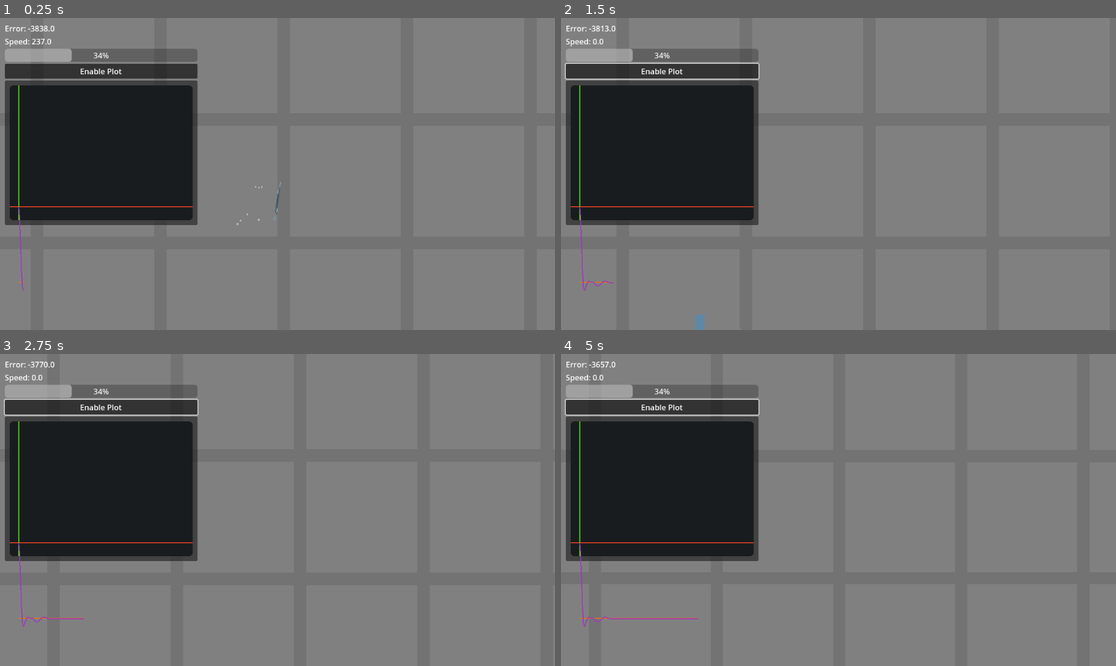
Above: before the commit, frames 1-4 (two rows, left to right).
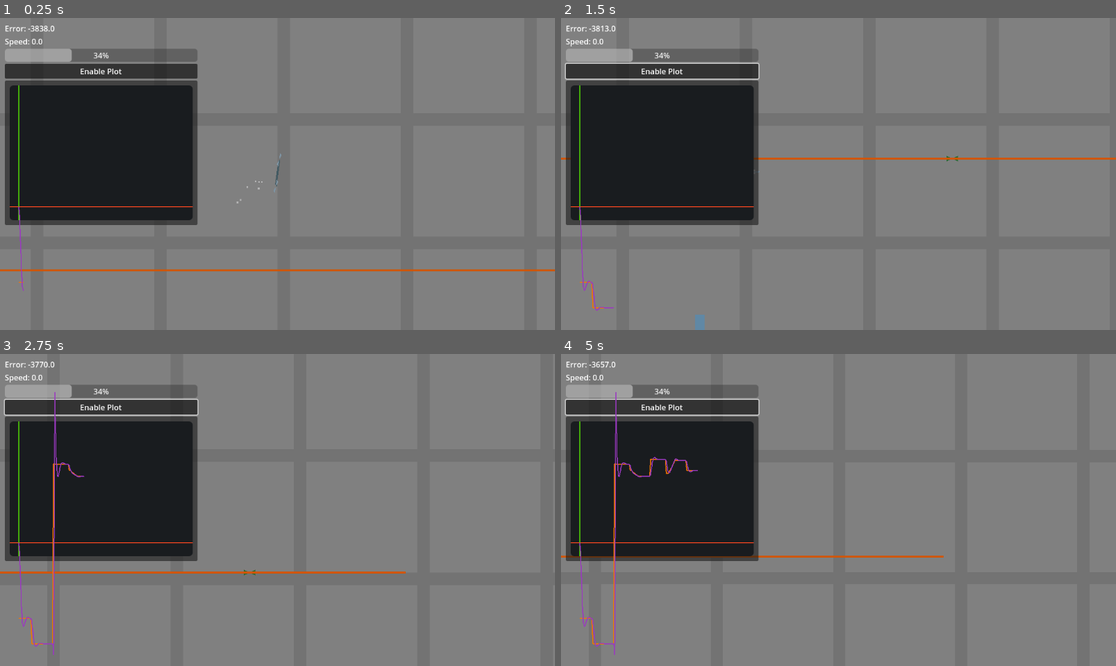
Above: after the commit, the same moments.

Repository: NattHerman/control
Game: Godot game, scene res://main.tscn
The game is run twice, just before and just after one commit, with the same random seed, the same clock (stepped at 60 frames per second) and the same inputs. The engine's default icon, where the game draws it, is replaced by a stand-in: a white triangle on a blue panel in a dark square.
Inputs (mouse positions are in pixels of both pictures, inside the frame that each line leads up to):
- Up to frame 1 (0.25 s): no input
- Up to frame 2 (1.5 s): click "Enable Plot" at 0.5 s; tap Enter at 1.25 s; move the mouse to (960, 158) at 1.27 s; hold D (pan_right) from 1.28 s (still down); hold Shift (pan_speed_increase) from 1.28 s (still down); click (960, 158) at 1.42 s
- Up to frame 3 (2.75 s): release D (pan_right) at 2 s; release Shift (pan_speed_increase) at 2 s; drag from (166, 525) to (249, 572) at 2.02 s
- Up to frame 4 (5 s): tap Space at 2.75 s; move the mouse to (894, 441) at 2.77 s; hold D (pan_right) 2.78-3.5 s; hold Mouse wheel down (zoom_out) 2.78-3.5 s; click (894, 441) at 2.92 s; drag from (810, 572) to (672, 463) at 3.52 s; tap Enter at 4.25 s; move the mouse to (1005, 556) at 4.27 s; hold A (pan_left) from 4.28 s (still down); hold Mouse wheel up (zoom_in) from 4.28 s (still down); click (1005, 556) at 4.42 s

The runs differ from the first frame. In frame 1, 1.0% of the frame differs, in the area x 0-100%, y 6-82%; in frame 2, 0.5%; in frame 3, 1.0%; in frame 4, 1.1%, in the area x 0-69%, y 12-97%.
Error before the commit: Invalid access to property or key 'reference' on a base object of type 'RigidBody2D (drone.gd)'. (res://main.gd:6)

Commit message:
set reference with cursor through Main

Diff:
--- a/main.gd
+++ b/main.gd
@@ -1,11 +1,17 @@
 extends Node2D
 
 
-var reference:
+var reference_pos:
 	get:
-		return target.reference
+		return target.reference_position
 	set(value):
-		target.reference = value
+		target.reference_position = value
+
+var ref_angle:
+	get:
+		return target.reference_angle
+	set(value):
+		target.reference_angle = value
 
 @onready var target = $Drone
 
@@ -18,14 +24,27 @@
 
 func _ready() -> void:
 	Engine.time_scale = time_scale
-	if reference is Vector2:
-		$ReferenceLine.position.y = reference.y
+	if reference_pos is Vector2:
+		$ReferenceLine.position.y = reference_pos.y
 	else:
-		$ReferenceLine.position.y = reference
+		$ReferenceLine.position.y = reference_pos
 
 func _input(event: InputEvent) -> void:
 	if event is InputEventMouseButton and event.pressed and (event.button_index == MouseButton.MOUSE_BUTTON_LEFT):
 		var centerscreen_mouse_pos = (get_viewport().get_mouse_position()  - get_viewport_rect().size * 0.5)
-		reference = centerscreen_mouse_pos / %Camera2D.zoom + %Camera2D.global_position
-		$ReferenceMarker.reference = reference
-		$ReferenceLine.position.y = reference.y
+		var global_mouse_pos = centerscreen_mouse_pos / %Camera2D.zoom + %Camera2D.global_position
+		reference_pos = global_mouse_pos
+		$ReferenceMarker.reference = reference_pos
+		$ReferenceLine.position.y = reference_pos.y
+		var target_to_mouse = global_mouse_pos - target.position
+		ref_angle = atan2(-target_to_mouse.x, target_to_mouse.y)
+
+func _process(_delta: float) -> void:
+	if Input.is_mouse_button_pressed(MouseButton.MOUSE_BUTTON_LEFT):
+		var centerscreen_mouse_pos = (get_viewport().get_mouse_position()  - get_viewport_rect().size * 0.5)
+		var global_mouse_pos = centerscreen_mouse_pos / %Camera2D.zoom + %Camera2D.global_position
+		reference_pos = global_mouse_pos
+		$ReferenceMarker.reference = reference_pos
+		$ReferenceLine.position.y = reference_pos.y
+		var target_to_mouse = global_mouse_pos - target.position
+		ref_angle = atan2(-target_to_mouse.x, target_to_mouse.y)
--- a/main.tscn
+++ b/main.tscn
@@ -5,7 +5,7 @@
 [ext_resource type="PackedScene" uid="uid://r5u32am37bo1" path="res://rocket/rocket.tscn" id="2_0xm2m"]
 [ext_resource type="Script" uid="uid://v6k3xlk4uc5p" path="res://camera_controller.gd" id="2_h2yge"]
 [ext_resource type="PackedScene" uid="uid://c7pr8j404ofg5" path="res://drone/drone.tscn" id="5_7mycd"]
-[ext_resource type="PackedScene" uid="uid://cs8eylb6ck137" path="res://ui.tscn" id="6_272bh"]
+[ext_resource type="PackedScene" uid="uid://cs8eylb6ck137" path="res://ui/ui.tscn" id="6_272bh"]
 [ext_resource type="PackedScene" uid="uid://bgwgm5v74ijnl" path="res://control/reference_marker.tscn" id="7_272bh"]
 
 [node name="Main" type="Node2D"]
@@ -24,9 +24,12 @@
 
 [node name="Drone" parent="." instance=ExtResource("5_7mycd")]
 position = Vector2(0, -200)
+gravity_scale = 0.0
 
 [node name="Rocket" parent="." instance=ExtResource("2_0xm2m")]
 position = Vector2(-41.84, 0)
+
+[node name="ReferenceMarker" parent="." instance=ExtResource("7_272bh")]
 
 [node name="Camera2D" type="Camera2D" parent="."]
 unique_name_in_owner = true
@@ -34,5 +37,3 @@
 zoom = Vector2(2, 2)
 process_callback = 0
 script = ExtResource("2_h2yge")
-
-[node name="ReferenceMarker" parent="." instance=ExtResource("7_272bh")]
